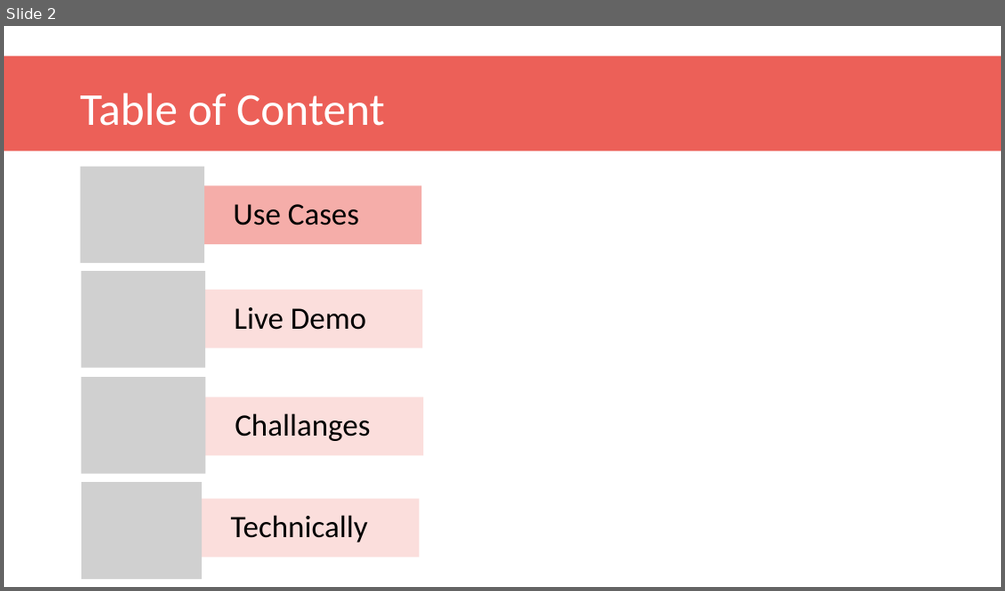
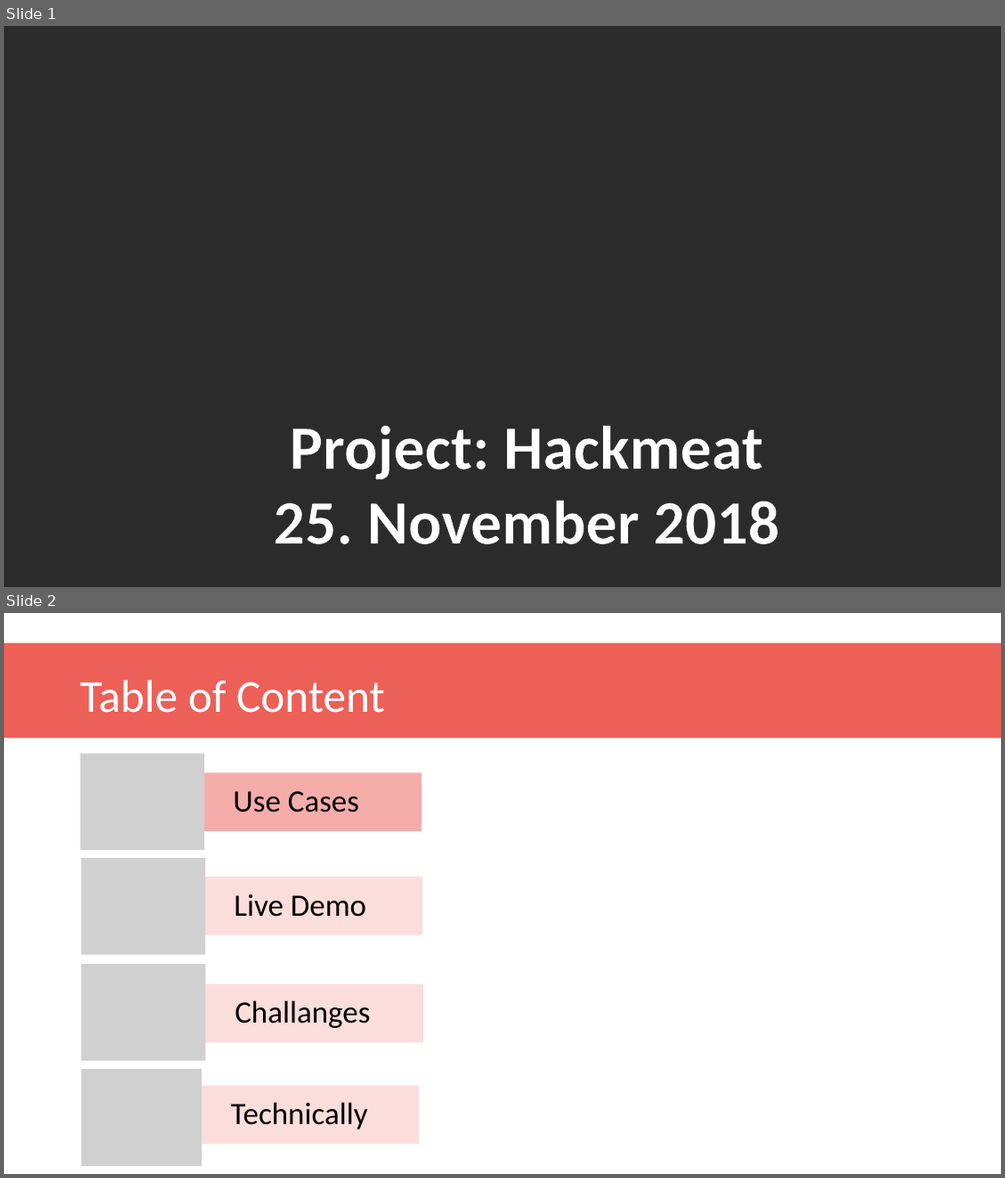
Before and after one commit to dzehnder/hackrecipe, a slide deck: documentation/Presentation Bon App.pptx. Shown one above the other, each under a label of ours: slide 2 before the commit, slides 1 and 2 after it. The pictures are 1005x591 and 1005x1178 pixels, drawn with LibreOffice and Linux fonts; fonts in the diff are those of the drawing; grey boxes stand for pictures; background and template pictures are left out; a plain dark background stands for a picture behind light text. Boxes give left, top, right and bottom in pixels: in the first picture for what was removed or moved away, otherwise in the second. Text is boxed around its words. In the diff, an @@ line names an element or a change of style, - is before the commit and + after.

```diff
--- a/documentation/Presentation Bon App.pptx
+++ b/documentation/Presentation Bon App.pptx
@@ slide 1 added at (4, 26, 1001, 587), background picture (left out) @@
@@ text added at (274, 425, 779, 544), 60 pt, text #FFFFFF, bold @@
+Project: Hackmeat
+25. November 2018
```
Also in this commit, not shown: 2 slides changed, 1 other slide added, 2 slides removed.
